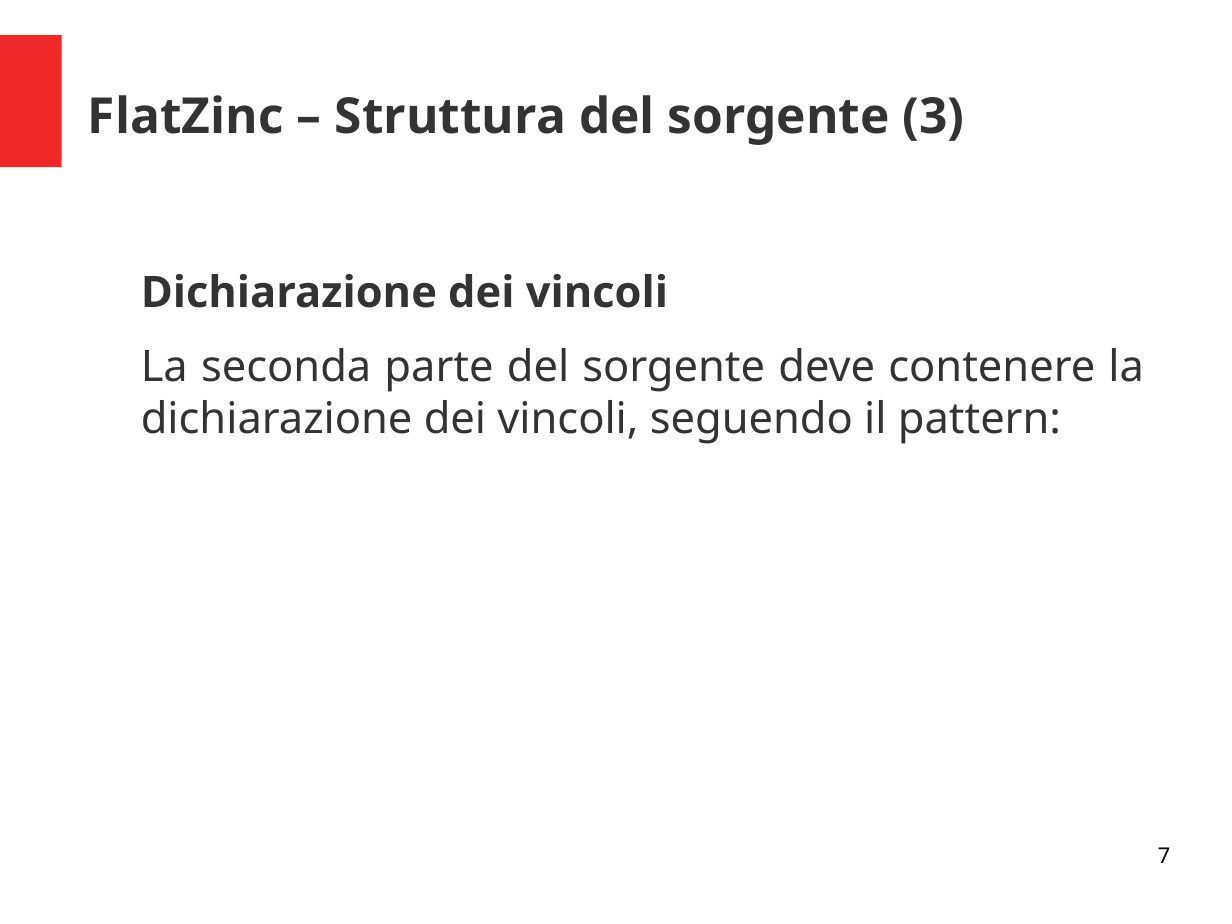
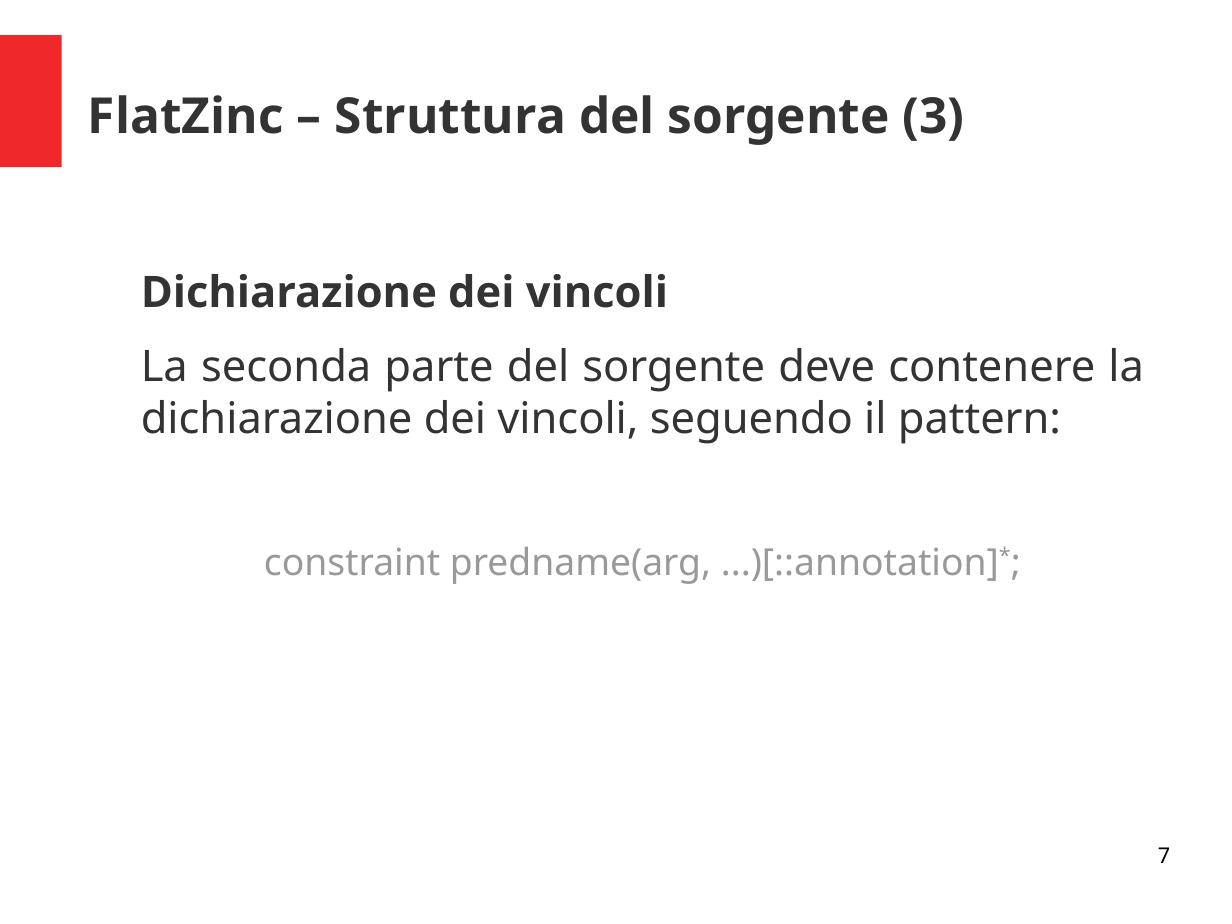
Before and after one commit to padovanl/eclipse2flatzinc, a slide deck: slide 7 of presentazione.odp. Drawn at 1232x924 pixels with LibreOffice and Linux fonts; fonts in the diff are those of the drawing. Boxes give left, top, right and bottom in pixels: in the first picture for what was removed or moved away, otherwise in the second. Text is boxed around its words. In the diff, an @@ line names an element or a change of style, - is before the commit and + after.

```diff
--- a/presentazione.odp
+++ b/presentazione.odp
@@ text at (x1=264, y1=547, x2=999, y2=584): paragraph added @@
+constraint predname(arg, ...)[::annotation]*;
```
Also in this commit, not shown: 2 other slides changed.
